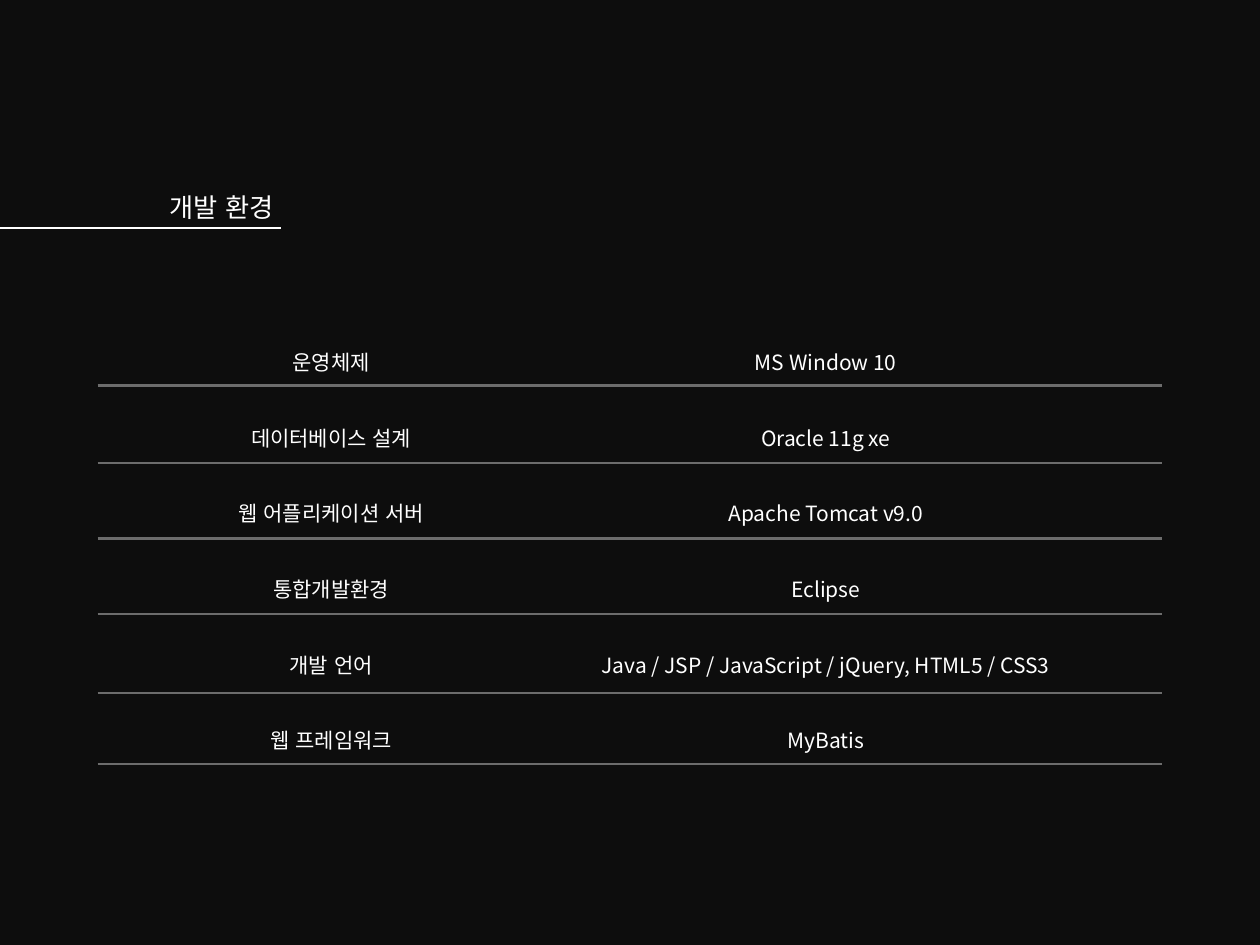
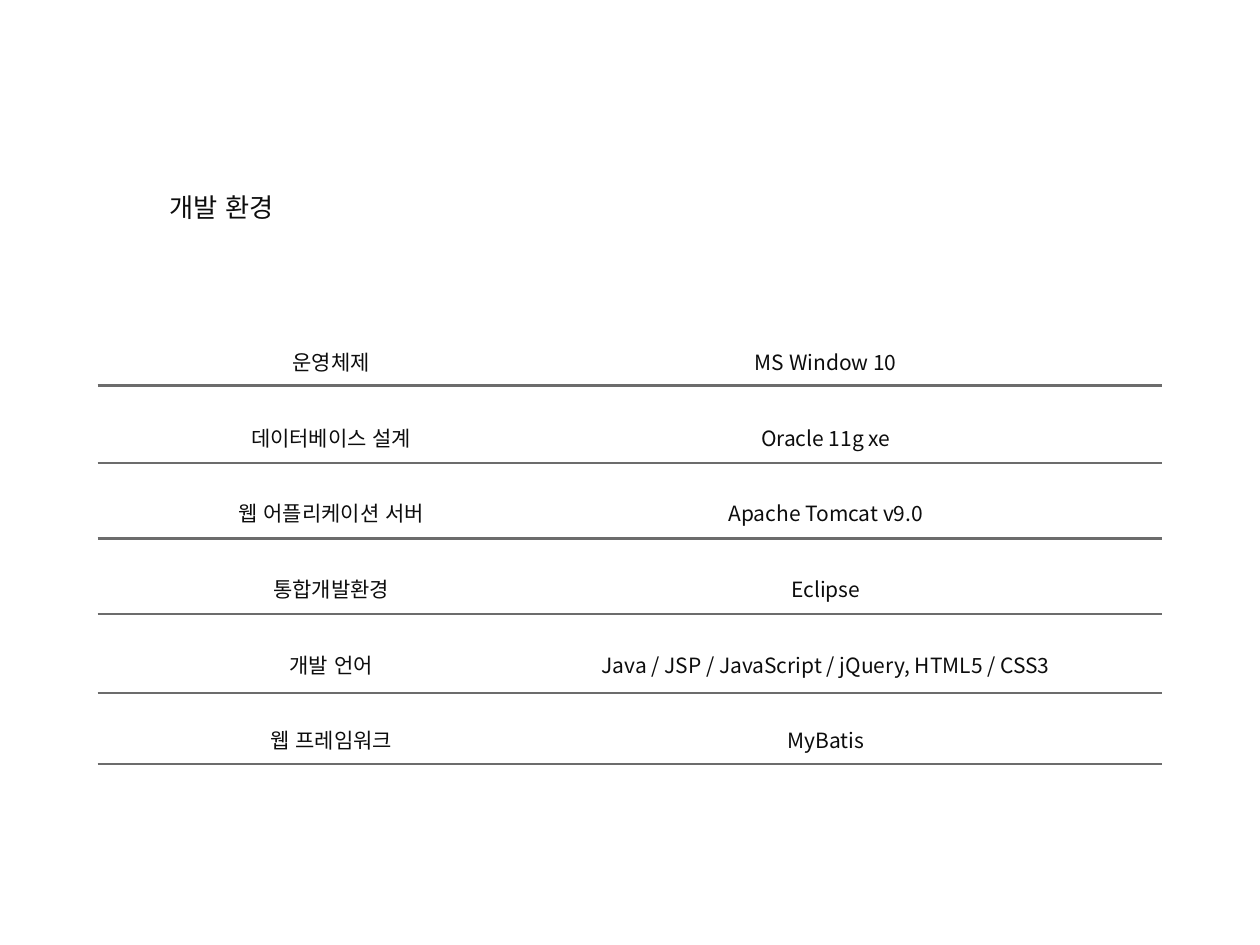
Before and after one commit to theselah/erp-team3, a slide deck: slide 6 of 3조_erp.pptx (slide 5 before the commit). Drawn at 1260x945 pixels with LibreOffice and Linux fonts; fonts in the diff are those of the drawing. Boxes give left, top, right and bottom in pixels: in the first picture for what was removed or moved away, otherwise in the second. Text is boxed around its words. In the diff, an @@ line names an element or a change of style, - is before the commit and + after.

```diff
--- a/3조_erp.pptx
+++ b/3조_erp.pptx
@@ background #0D0D0D to #FFFFFF @@
@@ text colour #FFFFFF to #0D0D0D in 3 elements at (x1=238, y1=352, x2=424, y2=750), (x1=602, y1=353, x2=1049, y2=753), (x1=170, y1=195, x2=273, y2=219) @@
```
Also in this commit, not shown: 6 other slides changed, 1 slide added.
